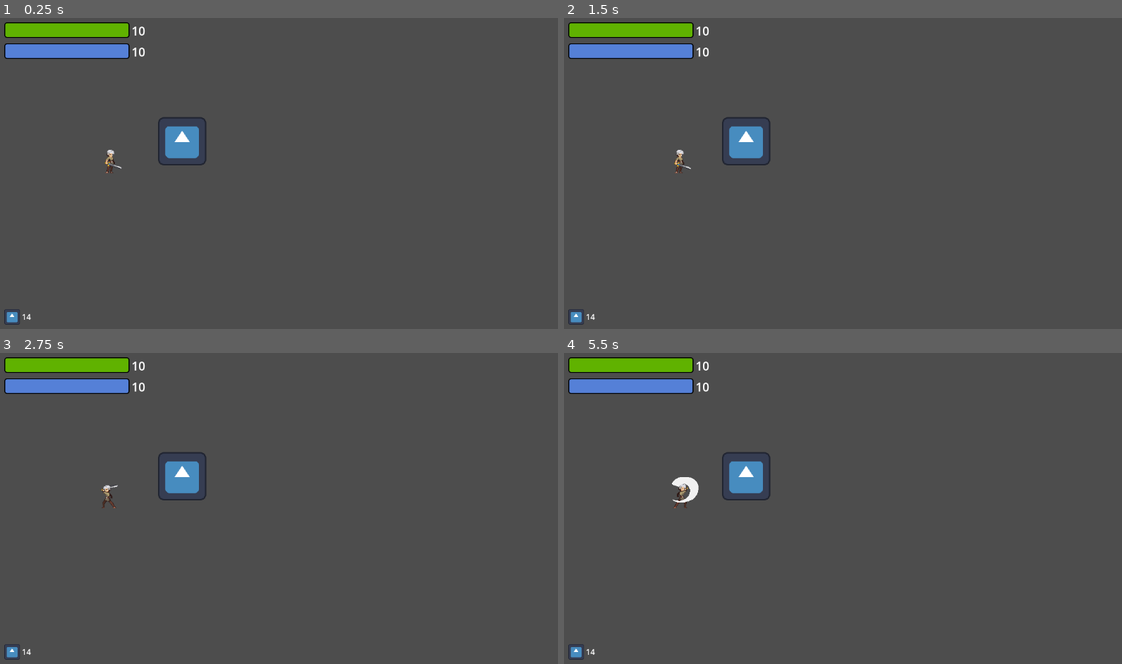
Above: before the commit, frames 1-4 (two rows, left to right).
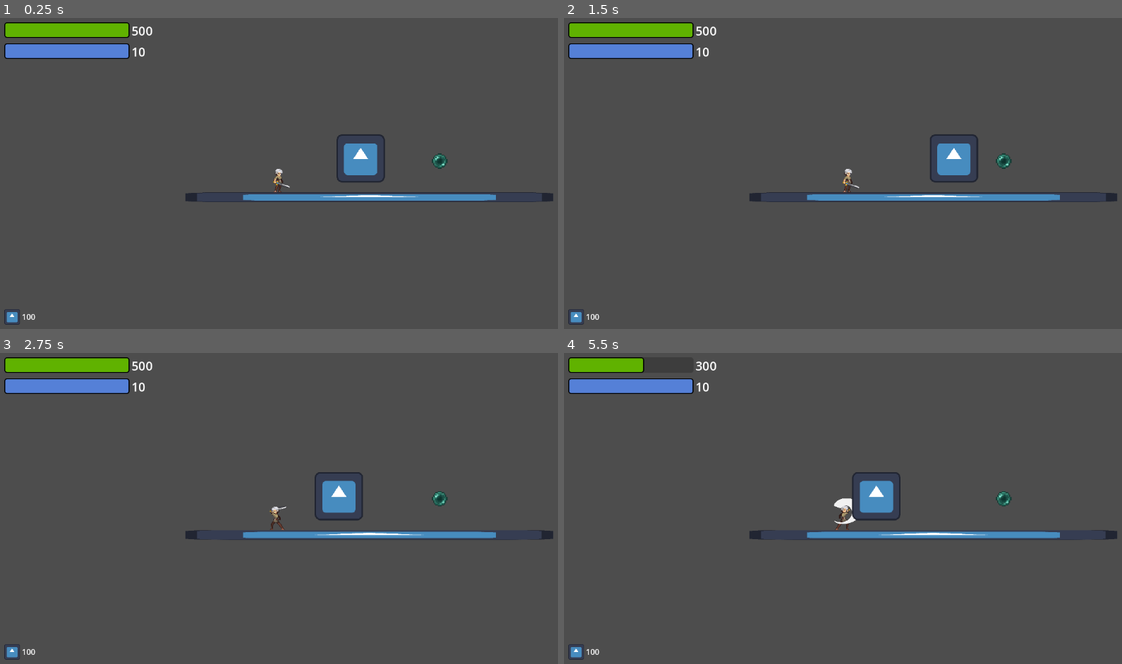
Above: after the commit, the same moments.

Repository: Danny-Quiroz/progra2-facu
Game: Godot game, scene res://escenas/nivel_0/nivel0.tscn
Same seed, same stepped clock (60 frames per second), same inputs: the game is played once before the commit and once after it. This scene is started directly instead of the project's main scene. The engine's default icon, where the game draws it, is replaced by a stand-in: a white triangle on a blue panel in a dark square.
Inputs:
- Up to frame 1 (0.25 s): no input
- Up to frame 2 (1.5 s): hold D (mover_derecha) from 0.53 s (still down); tap E (atacar) at 0.6, 1.35 s; tap W (saltar) at 0.77 s
- Up to frame 3 (2.75 s): tap W (saltar) at 1.52 s; release D (mover_derecha) at 2.03 s; hold A (mover_izquierda) from 2.03 s (still down); tap E (atacar) at 2.1 s
- Up to frame 4 (5.5 s): release A (mover_izquierda) at 2.78 s; hold D (mover_derecha) 2.78-4.28 s; tap E (atacar) every 0.75 s from 2.85 to 5.1 s; tap W (saltar) at 3.02, 3.77, 4.52 s; hold A (mover_izquierda) 4.28-5.03 s; hold D (mover_derecha) from 5.03 s (still down)

The runs differ from the first frame. In frame 1, 3.2% of the frame differs, in the area x 4-100%, y 2-98%; in frame 2, 3.2%; in frame 3, 3.2%; in frame 4, 4.0%, in the area x 4-100%, y 1-98%.
Error after the commit: Attempt to call function 'get_line' in base 'null instance' on a null instance. (res://escenas/componentes/save_manager/save_manager.gd:16)

Commit message:
actualizacion

Diff:
--- a/escenas/componentes/UI/HUD/h_u_d_.gd
+++ b/escenas/componentes/UI/HUD/h_u_d_.gd
@@ -21,11 +21,12 @@
 func _ready():
 	actualizar_valores()
 
-func _process(delta):
+func _process(_delta):
 	barra_vida.value = vida
-	texto_vida.text = str(magia)
-	barra_magia.value = vida
+	texto_vida.text = str(vida)
+	barra_magia.value = magia
 	texto_magia.text = str(magia)
+	texto_monedas.text = str(monedas)
 
 func actualizar_valores():
 	barra_vida.max_value = max_vida
--- /dev/null
+++ b/escenas/componentes/coleccionables/coleccionables.gd
@@ -0,0 +1,10 @@
+extends Area2D
+class_name Coleccionable
+
+func _physics_process(delta : float):
+	for cuerpo in get_overlapping_bodies():
+		if cuerpo.is_in_group("jugador"):
+			coleccionado()
+
+func coleccionado():
+	pass
--- /dev/null
+++ b/escenas/componentes/coleccionables/moneda.gd
@@ -0,0 +1,5 @@
+extends Coleccionable
+
+func coleccionado():
+	Globales.jugador.monedas +=1
+	queue_free()
--- /dev/null
+++ b/escenas/componentes/enemigo/enemigo.gd
@@ -0,0 +1,13 @@
+extends CharacterBody2D
+class_name Enemigo
+
+@export var vida : int = 15
+
+func herir (damage : int):
+	vida -= damage
+
+	if vida <= 0:
+		morir()
+
+func morir():
+	queue_free()
--- /dev/null
+++ b/escenas/componentes/enemigo/enemigo_volador.gd
@@ -0,0 +1,20 @@
+extends Enemigo
+
+@export var hitbox : Area2D
+
+@onready var posicion_inicial : Vector2 = position
+var distancia : float = 100
+var velocidad : float = 5000
+var direccion : Vector2 = Vector2 (1,0)
+
+func _physics_process(delta : float) -> void:
+	velocity = direccion * velocidad * delta
+	if position.distance_to(posicion_inicial) >= distancia:
+		direccion = position.direction_to(posicion_inicial)
+	move_and_slide()
+
+func _on_timer_ataque_timeout():
+	for cuerpo in hitbox.get_overlapping_bodies():
+		if cuerpo.is_in_group("Jugador"):
+			cuerpo.herir(100)
+			print("herido jugador")
--- /dev/null
+++ b/escenas/componentes/globales/globales.gd
@@ -0,0 +1,4 @@
+extends Node
+
+var jugador : CharacterBody2D
+var save_manager: Node
--- a/escenas/componentes/jugador/estados/atacar.gd
+++ b/escenas/componentes/jugador/estados/atacar.gd
@@ -4,14 +4,12 @@
 
 func enter():
 	jugador.sprite.play("Atacar")
-
-func physics_update(delta):
 	for cuerpo in hitbox.get_overlapping_bodies():
 		if cuerpo.is_in_group("Enemigos"):
-			cuerpo.queue_free()
+			cuerpo.herir(10)
 
+func physics_update(_delta):
 	jugador.velocity.x = 0
 	jugador.move_and_slide()
-
 	if not jugador.sprite.is_playing():
 		get_parent().ir_a_siguiente_estado("Quieto")
--- a/escenas/componentes/jugador/jugador.gd
+++ b/escenas/componentes/jugador/jugador.gd
@@ -16,11 +16,15 @@
 var monedas : int
 
 func _ready():
+	Globales.jugador = self
 	inicializar_jugador()
 	actualizar_hud()
 
+	await get_tree().process_frame
+	monedas = Globales.save_manager.datos_guardados.monedas
+
 func _physics_process(_delta):
-	pass
+	actualizar_hud()
 
 func inicializar_jugador():
 	vida = max_vida
--- a/escenas/componentes/jugador/jugador.tscn
+++ b/escenas/componentes/jugador/jugador.tscn
@@ -283,3 +283,8 @@
 [node name="CollisionShape2D" type="CollisionShape2D" parent="Area2D"]
 position = Vector2(17, -16)
 shape = SubResource("CircleShape2D_lbvop")
+
+[node name="Camera2D" type="Camera2D" parent="."]
+drag_horizontal_enabled = true
+drag_vertical_enabled = true
+editor_draw_drag_margin = true
--- /dev/null
+++ b/escenas/componentes/save_manager/save_manager.gd
@@ -0,0 +1,21 @@
+extends Node
+
+var datos_guardados : Dictionary = {"monedas" : 100, "nombre" : "Carlos"}
+
+func _ready():
+	Globales.save_manager = self
+	cargar()
+
+func guardar():
+	datos_guardados.monedas = Globales.jugador.monedas
+	var archivo_guardado = FileAccess.open("user://archivo_guardado.save",FileAccess.WRITE)
+	archivo_guardado.store_line(JSON.stringify(datos_guardados))
+
+func cargar():
+	var archivo_guardado = FileAccess.open("user://archivo_guardado.save", FileAccess.READ)
+	var texto = archivo_guardado.get_line()
+	var json = JSON.new()
+	json.parse(texto)
+	datos_guardados = json.data
+	print(json.data)
+	var diccionario = json.data
--- a/escenas/nivel_0/nivel0.tscn
+++ b/escenas/nivel_0/nivel0.tscn
@@ -1,17 +1,27 @@
-[gd_scene load_steps=5 format=3 uid="uid://3en7s58rgv6m"]
+[gd_scene load_steps=11 format=3 uid="uid://3en7s58rgv6m"]
 
 [ext_resource type="PackedScene" uid="uid://77tj71vt7ic3" path="res://escenas/componentes/jugador/jugador.tscn" id="1_mlxhv"]
+[ext_resource type="Script" uid="uid://kvnwncej6b0k" path="res://escenas/componentes/enemigo/enemigo_volador.gd" id="2_8s6la"]
 [ext_resource type="Texture2D" uid="uid://rns1k8jxp3op" path="res://assets/texturas/icon.svg" id="2_g2xmp"]
+[ext_resource type="Script" uid="uid://3m5vscl0tpkj" path="res://escenas/componentes/coleccionables/moneda.gd" id="4_pb8h1"]
+[ext_resource type="Texture2D" uid="uid://dn2h2n0j2uhjd" path="res://assets/texturas/enderpearl.png" id="5_rmots"]
+[ext_resource type="Script" uid="uid://dri1nvw8tntu1" path="res://escenas/componentes/save_manager/save_manager.gd" id="6_0mr4h"]
 
 [sub_resource type="RectangleShape2D" id="RectangleShape2D_mlxhv"]
-size = Vector2(540, 20)
+size = Vector2(752, 20)
 
 [sub_resource type="RectangleShape2D" id="RectangleShape2D_g2xmp"]
 size = Vector2(100, 100)
 
+[sub_resource type="RectangleShape2D" id="RectangleShape2D_8s6la"]
+size = Vector2(2.5, 2.5)
+
+[sub_resource type="CircleShape2D" id="CircleShape2D_0mr4h"]
+radius = 15.0
+
 [node name="Nivel0" type="Node2D"]
 
-[node name="jugador" parent="." instance=ExtResource("1_mlxhv")]
+[node name="jugador" parent="." groups=["Jugador"] instance=ExtResource("1_mlxhv")]
 position = Vector2(232, 289)
 
 [node name="Sprite2D" type="Sprite2D" parent="."]
@@ -21,11 +31,20 @@
 position = Vector2(-438, -283)
 
 [node name="CollisionShape2D" type="CollisionShape2D" parent="Sprite2D/StaticBody2D"]
-position = Vector2(325, 335)
+position = Vector2(418, 339)
 shape = SubResource("RectangleShape2D_mlxhv")
+metadata/_edit_group_ = true
 
-[node name="Enemigo" type="CharacterBody2D" parent="." groups=["Enemigos"]]
+[node name="Sprite2D" type="Sprite2D" parent="Sprite2D/StaticBody2D/CollisionShape2D"]
+position = Vector2(-1.52588e-05, -5.66244e-06)
+scale = Vector2(5.875, 0.15625)
+texture = ExtResource("2_g2xmp")
 metadata/_edit_group_ = true
+
+[node name="Enemigo" type="CharacterBody2D" parent="." node_paths=PackedStringArray("hitbox") groups=["Enemigos"]]
+script = ExtResource("2_8s6la")
+hitbox = NodePath("hitbox")
+vida = 30
 
 [node name="Sprite2D" type="Sprite2D" parent="Enemigo"]
 position = Vector2(379.5, 259.5)
@@ -35,3 +54,35 @@
 [node name="CollisionShape2D" type="CollisionShape2D" parent="Enemigo"]
 position = Vector2(379, 260)
 shape = SubResource("RectangleShape2D_g2xmp")
+
+[node name="hitbox" type="Area2D" parent="Enemigo"]
+position = Vector2(380, 261)
+scale = Vector2(50, 50)
+metadata/_edit_group_ = true
+
+[node name="CollisionShape2D" type="CollisionShape2D" parent="Enemigo/hitbox"]
+shape = SubResource("RectangleShape2D_8s6la")
+debug_color = Color(0.92025, 0.276052, 0.136738, 0.42)
+metadata/_edit_group_ = true
+
+[node name="Timer" type="Timer" parent="Enemigo"]
+autostart = true
+
+[node name="Moneda" type="Area2D" parent="."]
+position = Vector2(562, 265)
+script = ExtResource("4_pb8h1")
+metadata/_edit_group_ = true
+
+[node name="Sprite2D" type="Sprite2D" parent="Moneda"]
+scale = Vector2(0.0628619, 0.0628619)
+texture = ExtResource("5_rmots")
+metadata/_edit_group_ = true
+
+[node name="CollisionShape2D" type="CollisionShape2D" parent="Moneda"]
+shape = SubResource("CircleShape2D_0mr4h")
+metadata/_edit_group_ = true
+
+[node name="SaveManager" type="Node" parent="."]
+script = ExtResource("6_0mr4h")
+
+[connection signal="timeout" from="Enemigo/Timer" to="Enemigo" method="_on_timer_ataque_timeout"]
--- a/project.godot
+++ b/project.godot
@@ -15,9 +15,14 @@
 config/features=PackedStringArray("4.4", "Mobile")
 config/icon="res://assets/texturas/icon.svg"
 
+[autoload]
+
+Globales="*res://escenas/componentes/globales/globales.gd"
+
 [global_group]
 
 Enemigos=""
+Jugador=""
 
 [input]
 
Binary file added: assets/texturas/enderpearl.png
Not shown, added: assets/texturas/enderpearl.png.import
Not shown, added: escenas/componentes/coleccionables/coleccionables.gd.uid
Not shown, added: escenas/componentes/coleccionables/moneda.gd.uid
Not shown, added: escenas/componentes/enemigo/enemigo.gd.uid
Not shown, added: escenas/componentes/enemigo/enemigo_volador.gd.uid
Not shown, added: escenas/componentes/globales/globales.gd.uid
Not shown, added: escenas/componentes/save_manager/save_manager.gd.uid
